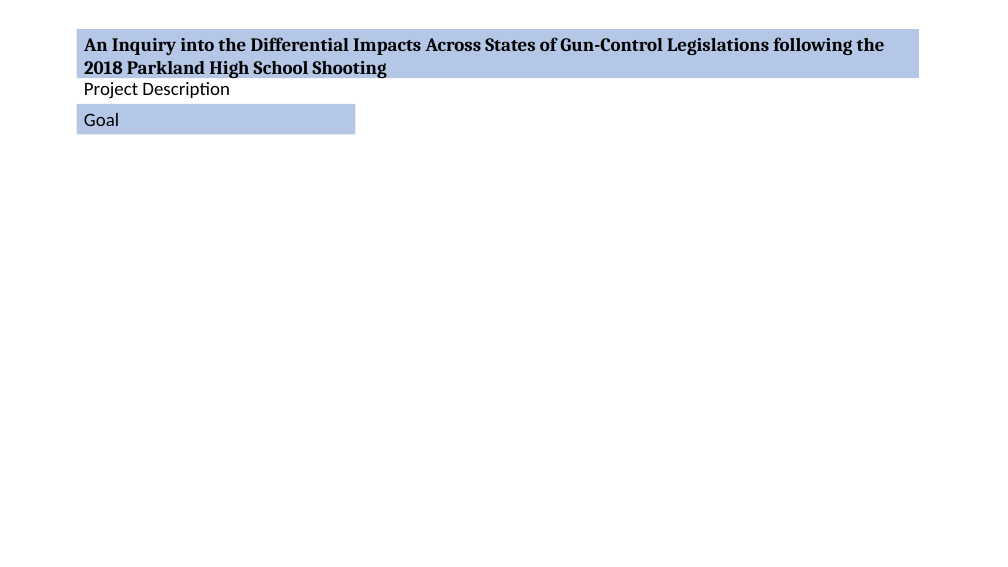
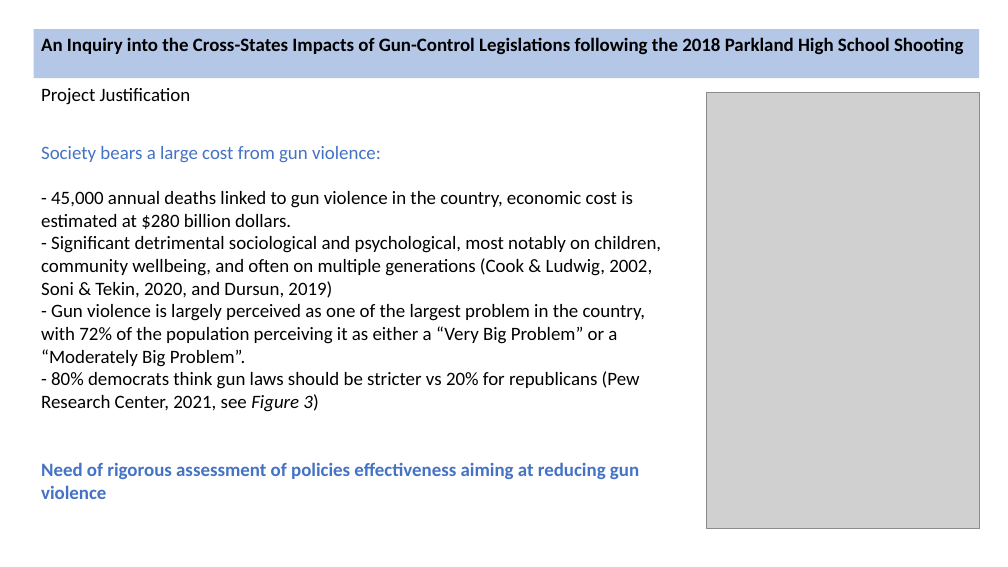
Before and after one commit to Arthur-Langlois/seminar, a slide deck: slide 4 of slides/slides 2.pptx. Drawn at 1008x567 pixels with LibreOffice and Linux fonts; fonts in the diff are those of the drawing; grey boxes stand for pictures. Boxes give left, top, right and bottom in pixels: in the first picture for what was removed or moved away, otherwise in the second. Text is boxed around its words. In the diff, an @@ line names an element or a change of style, - is before the commit and + after.

```diff
--- a/slides/slides 2.pptx
+++ b/slides/slides 2.pptx
@@ rectangle "An Inquiry into the Cross-States ...": place and size @@
-rectangle "An Inquiry into the Cross-States ..." at bbox=[76, 29, 919, 79]
+rectangle "An Inquiry into the Cross-States ..." at bbox=[34, 29, 980, 79]
@@ text in rectangle at bbox=[41, 37, 963, 54]: text changed; font Cambria to Calibri @@
-An Inquiry into the Differential Impacts Across States of Gun-Control Legislations following the 2018 Parkland High School Shooting
+An Inquiry into the Cross-States Impacts of Gun-Control Legislations following the 2018 Parkland High School Shooting
@@ text at bbox=[41, 88, 191, 105]: text changed @@
-Project Description
+Project Justification
@@ rectangle removed at bbox=[76, 104, 355, 134] @@
-Goal
@@ picture added at bbox=[707, 92, 980, 529] @@
@@ text added at bbox=[41, 146, 661, 499], 18 pt, text #000000 @@
+Society bears a large cost from gun violence:
+- 45,000 annual deaths linked to gun violence in the country, economic cost is estimated at $280 billion dollars.
+- Significant detrimental sociological and psychological, most notably on children, community wellbeing, and often on multiple generations (Cook & Ludwig, 2002, Soni & Tekin, 2020, and Dursun, 2019)
+- Gun violence is largely perceived as one of the largest problem in the country, with 72% of the population perceiving it as either a “Very Big Problem” or a “Moderately Big Problem”.
+- 80% democrats think gun laws should be stricter vs 20% for republicans (Pew Research Center, 2021, see Figure 3)
+Need of rigorous assessment of policies effectiveness aiming at reducing gun violence
```
Also in this commit, not shown: 6 other slides changed, 5 other files.
